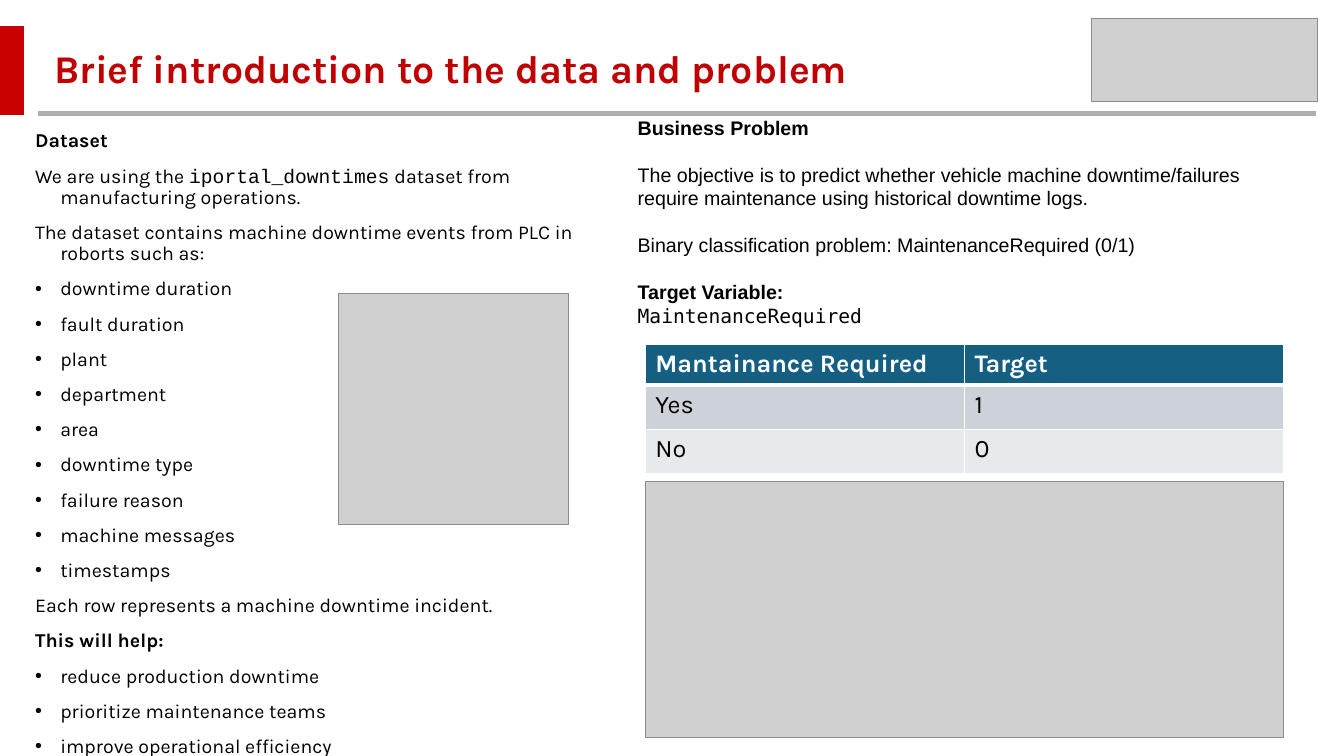
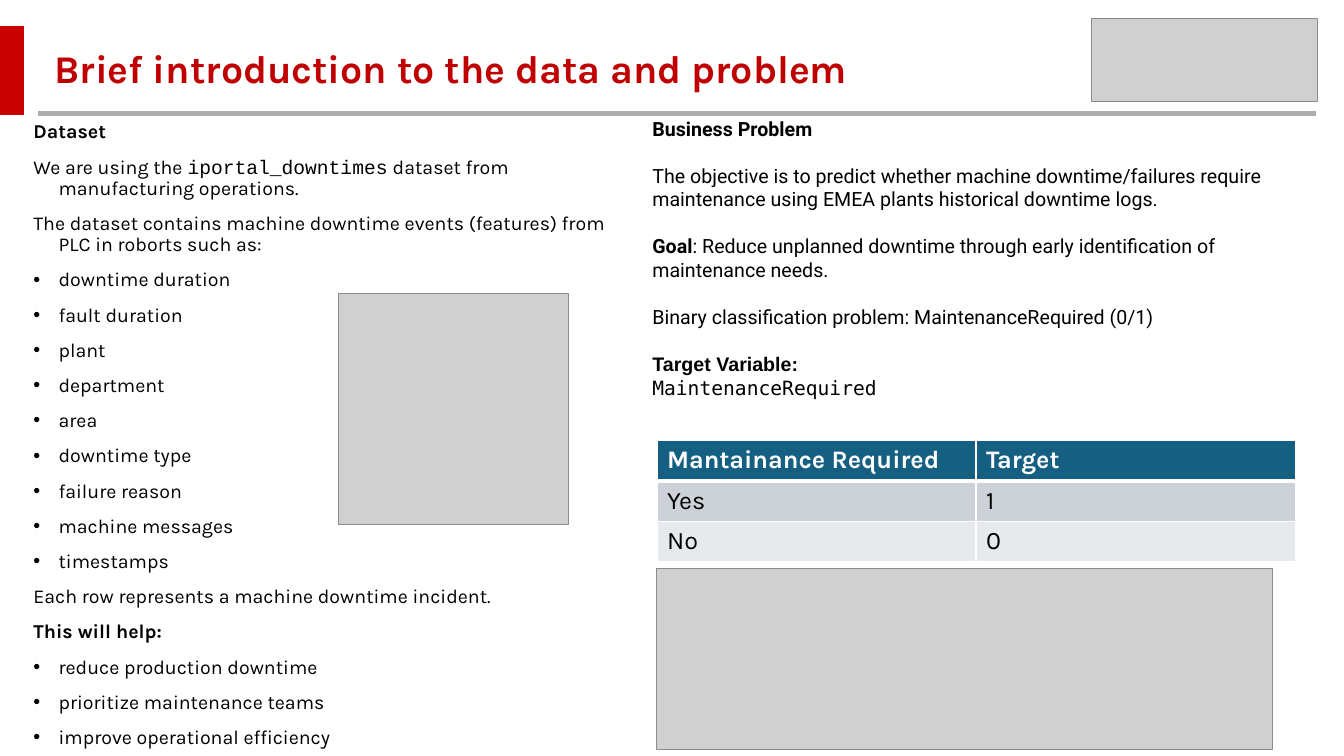
Before and after one commit to MMawande/STAT606-Machine-Learning-Assignment, a slide deck: slide 2 of Binary Classification 606.pptx. Drawn at 1344x756 pixels with LibreOffice and Linux fonts; fonts in the diff are those of the drawing; grey boxes stand for pictures. Boxes give left, top, right and bottom in pixels: in the first picture for what was removed or moved away, otherwise in the second. Text is boxed around its words. In the diff, an @@ line names an element or a change of style, - is before the commit and + after.

```diff
--- a/Binary Classification 606.pptx
+++ b/Binary Classification 606.pptx
@@ text "Dataset" moved from (x1=35, y1=134, x2=573, y2=756) to (x1=33, y1=125, x2=605, y2=749) @@
@@ text "Business Problem" moved from (x1=638, y1=120, x2=1240, y2=327) to (x1=652, y1=121, x2=1260, y2=399) @@
@@ text at (x1=652, y1=121, x2=1154, y2=329): font Arial to Roboto in "Business Problem", "Binary classification problem: MaintenanceRequired (0/1)" @@
@@ text at (x1=652, y1=168, x2=1260, y2=278): text changed; font Arial to Roboto @@
-The objective is to predict whether vehicle machine downtime/failures require maintenance using historical downtime logs.
+The objective is to predict whether machine downtime/failures require maintenance using EMEA plants historical downtime logs.
+Goal: Reduce unplanned downtime through early identification of maintenance needs.
@@ text at (x1=33, y1=216, x2=605, y2=252): text changed @@
-The dataset contains machine downtime events from PLC in roborts such as:
+The dataset contains machine downtime events (features) from PLC in roborts such as:
@@ table resized from (x1=645, y1=345, x2=1285, y2=474) to (x1=657, y1=441, x2=1297, y2=562) @@
@@ picture resized from (x1=645, y1=481, x2=1284, y2=737) to (x1=657, y1=569, x2=1272, y2=750) @@
```
Also in this commit, not shown: 2 other slides changed, 2 slides added, 3 other files.
